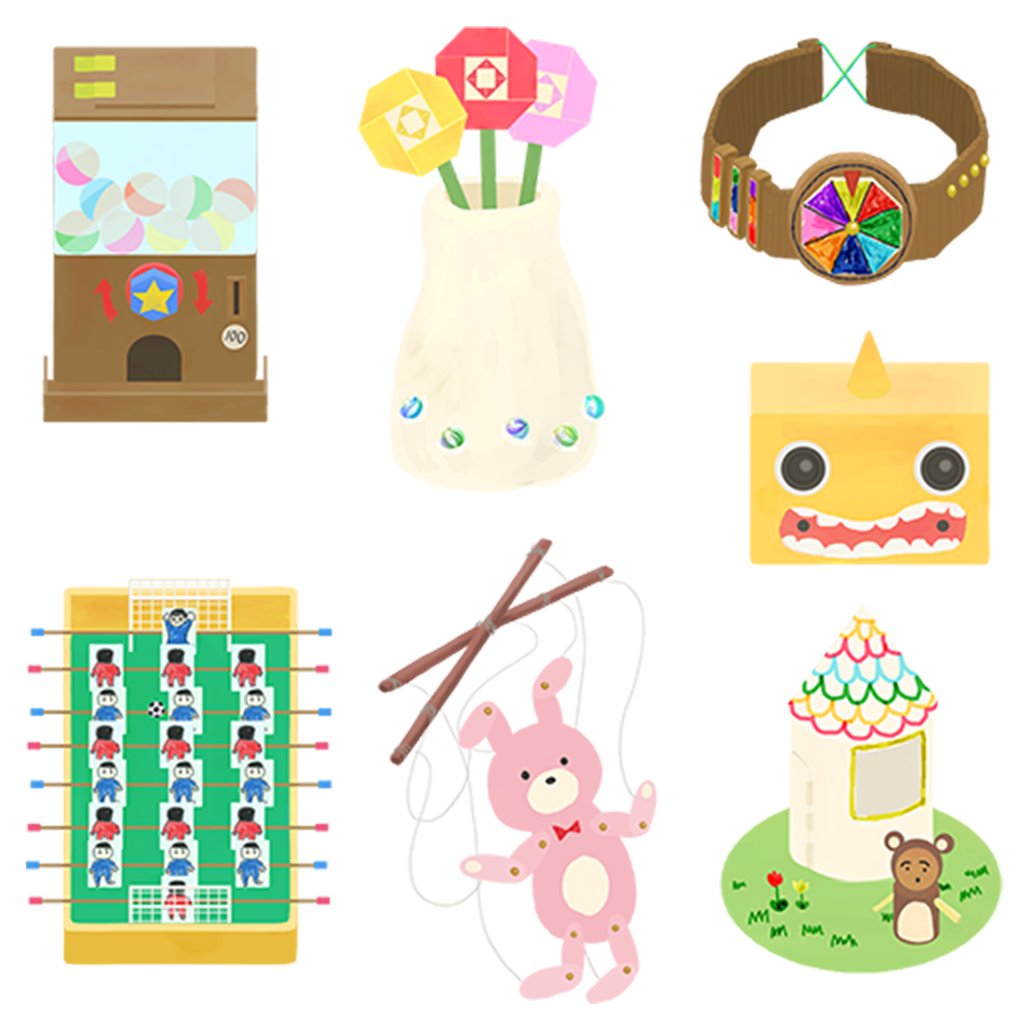
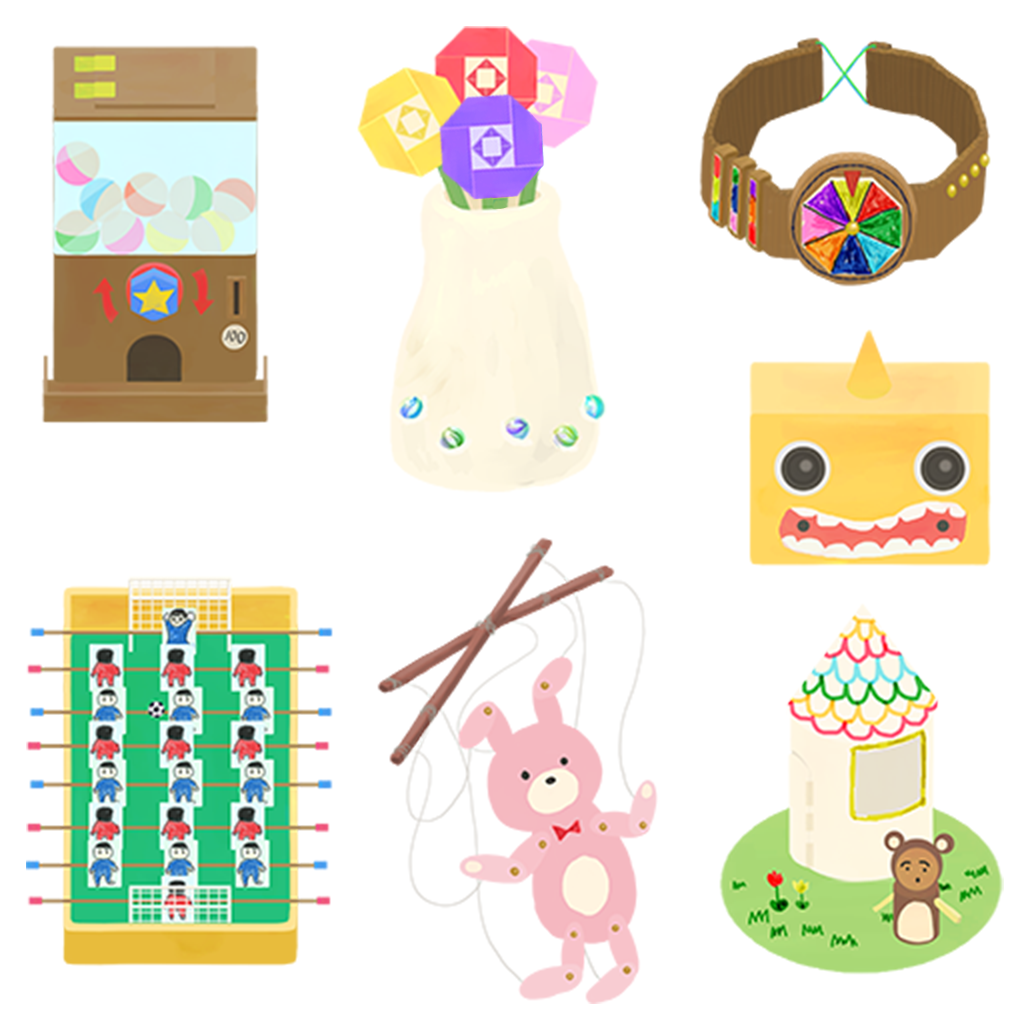
Two versions of the same layered image (w=1024, h=1024). Layer-by-layer changes:
added layer "レイヤー 1" above "artwork" over [438,93,545,209]
